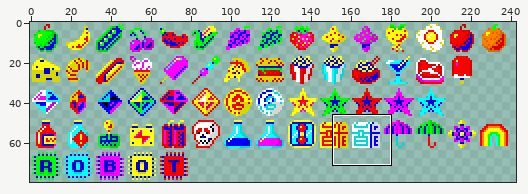
Two states of a sprite sheet, src/components/Item/assets/items.png. The picture above shows the old version from afar; the outline marks the close-up.
Close-up. As it was:
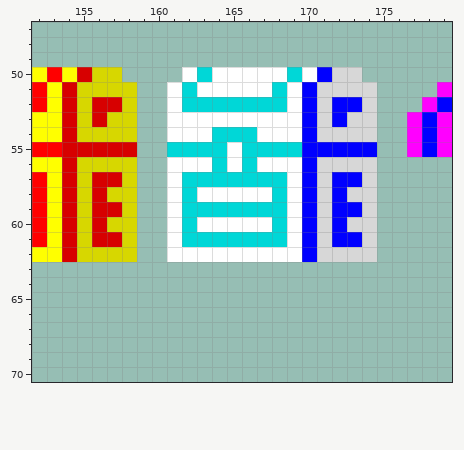
The file is 256x80 pixels. Shown: x 152..179, y 47..70. The wide view leaves out empty margins.
After the commit:
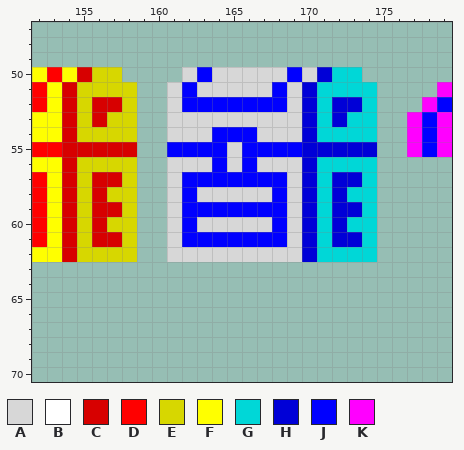
Palette (. is transparent): A #d7d7d7  B #ffffff  C #d70000  D #ff0000  E #d7d700  F #ffff00  G #00d7d7  H #0000d7  J #0000ff  K #ff00ff
Commit: Tweak the silver chest sprite.
Changes in this commit:
y 50: x 162..173 BGBBBBBGBJAA -> AJAAAAAJAHGG
y 51: x 161..174 BGBBBBBGBJAAAA -> AJAAAAAJAHGGGG
y 52: x 161..174 BGGGGGGGBJAJJA -> AJJJJJJJAHGHHG
y 53: x 161..174 BBBBBBBBBJAJAA -> AAAAAAAAAHGHGG
y 54: x 161..174 BBBGGGBBBJAAAA -> AAAJJJAAAHGGGG
y 55: x 161..174 GGGGBGGGGJJJJJ -> JJJJAJJJJHHHHH
y 56: x 161..174 BBBGBGBBBJAAAA -> AAAJAJAAAHGGGG
y 57: x 161..174 BGGGGGGGBJAJJA -> AJJJJJJJAHGHHG
y 58: x 161..174 BGBBBBBGBJAJAA -> AJAAAAAJAHGHGG
y 59: x 161..174 BGGGGGGGBJAJJA -> AJJJJJJJAHGHHG
y 60: x 161..174 BGBBBBBGBJAJAA -> AJAAAAAJAHGHGG
y 61: x 161..174 BGGGGGGGBJAJJA -> AJJJJJJJAHGHHG
y 62: x 161..174 BBBBBBBBBJAAAA -> AAAAAAAAAHGGGG
Where, in picture pixels (left, top, right, bottom), the same in both close-ups:
changed: (167, 67, 377, 262)
